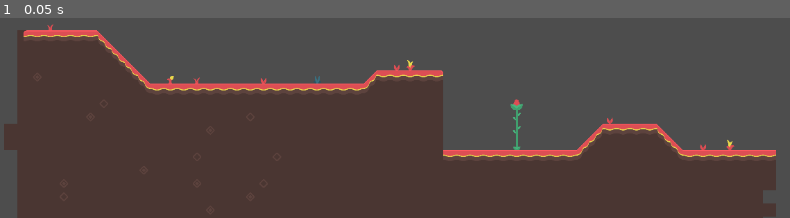
Above: before the commit, frame 1.
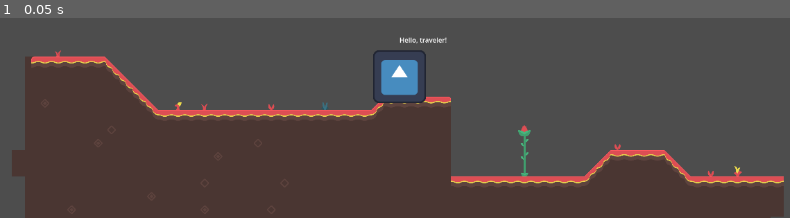
Above: after the commit, the same moment.

Repository: unsaltedkale/Quilt
Game: Godot game, scene res://main.tscn
The game is run twice, just before and just after one commit, with the same random seed, the same clock (stepped at 60 frames per second) and the same inputs. The engine's default icon, where the game draws it, is replaced by a stand-in: a white triangle on a blue panel in a dark square.
Inputs:
- Up to frame 1 (0.05 s): no input

The runs differ from the first frame. In frame 1, 16% of the frame differs, in the area x 0-100%, y 3-100%.

Commit message:
22/9
Added test NPC for diplaying dialogue on the screen. Once we have a player I'll implement interacting with NPCs

Diff:
--- a/Salem WIPs/showDialog.gd
+++ b/Salem WIPs/showDialog.gd
@@ -1,7 +1,7 @@
-extends Node
+extends Label
 
 
-var dialog = load("res://Salem/ExampleCharacterLines.tres")
+var dialog = load("res://Salem WIPs/ExampleCharacterLines.tres")
 
 func _ready() -> void:
-	push_error(dialog.text["intro"]) #make this actually print on the screen
+	text = dialog.text["intro"]
--- a/main.tscn
+++ b/main.tscn
@@ -1,7 +1,9 @@
-[gd_scene load_steps=7 format=4 uid="uid://1225g3ggvek2"]
+[gd_scene load_steps=9 format=4 uid="uid://1225g3ggvek2"]
 
 [ext_resource type="PackedScene" uid="uid://1iv87qysc1dl" path="res://UI.tscn" id="1_ig7tw"]
 [ext_resource type="Texture2D" uid="uid://nycislmjusp8" path="res://Resources/tilesheet_complete.png" id="2_0xm2m"]
+[ext_resource type="Script" uid="uid://b55ntb0xce4gd" path="res://Salem WIPs/showDialog.gd" id="3_1bvp3"]
+[ext_resource type="Texture2D" uid="uid://dmcdml67v5cp1" path="res://icon.svg" id="3_h2yge"]
 
 [sub_resource type="TileSetAtlasSource" id="TileSetAtlasSource_h2yge"]
 texture = ExtResource("2_0xm2m")
@@ -545,7 +547,7 @@
 tile_size = Vector2i(64, 64)
 sources/0 = SubResource("TileSetAtlasSource_0xm2m")
 
-[node name="Main" type="Node2D"]
+[node name="TestScene" type="Node2D"]
 
 [node name="CanvasLayer" type="CanvasLayer" parent="."]
 
@@ -563,5 +565,20 @@
 collision_enabled = false
 
 [node name="Camera2D" type="Camera2D" parent="."]
-position = Vector2(5037, 2126)
+position = Vector2(5000, 2000)
 zoom = Vector2(0.3, 0.3)
+
+[node name="NPCs" type="Node" parent="."]
+
+[node name="TestNPC" type="Node2D" parent="NPCs"]
+position = Vector2(5000, 2400)
+scale = Vector2(2, 2)
+
+[node name="Sprite2D" type="Sprite2D" parent="NPCs/TestNPC"]
+texture = ExtResource("3_h2yge")
+
+[node name="Label" type="Label" parent="NPCs/TestNPC"]
+offset_top = -100.0
+offset_right = 1.0
+offset_bottom = -77.0
+script = ExtResource("3_1bvp3")
